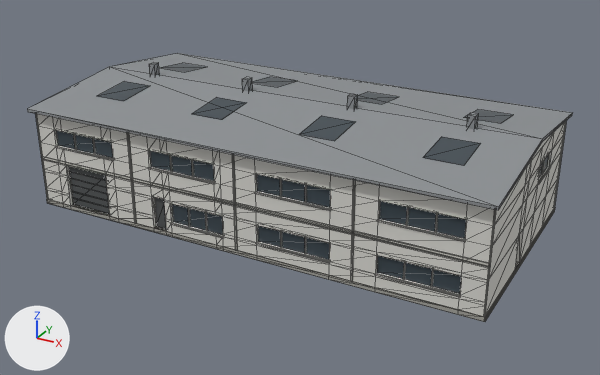
Two versions of the glTF model src/Borough.Godot/assets/test-street/w2-workshop.glb, one commit apart.
The view is the same before and after, from a 50 mm lens placed at (25.8, -46.7, 24.9), pointed at (0.6, -0.9, 2.0). The axes (+X, +Y, +Z) are drawn at lower left. The lights are the same throughout. The picture after the commit comes second. Mesh edges are drawn as thin lines. Vertices at exactly the same position are counted once.

Names of what the first picture shows: 'w2-workshop'.
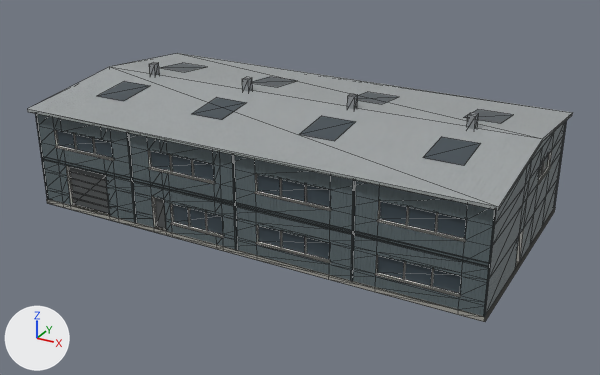
The change, as JSON lines over the scene's bpy script:
```json
{"op": "add", "block": "img_sheet_albedo", "code": ["img_sheet_albedo = load_image('sheet-albedo', '_unpacked/sheet-albedo', 1024, 1024, 'sRGB')"]}
{"op": "add", "block": "img_sheet_roughness", "code": ["img_sheet_roughness = load_image('sheet-roughness', '_unpacked/sheet-roughness', 1024, 1024, 'Non-Color')"]}
{"op": "add", "block": "img_sheet_normal", "code": ["img_sheet_normal = load_image('sheet-normal', '_unpacked/sheet-normal', 1024, 1024, 'Non-Color')"]}
{"op": "set", "path": "mat_wall_end.base_color", "old": "(0.584, 0.578, 0.533)", "new": "(0.0782, 0.105, 0.114)", "note": "light grey #c9c8c1 -> greyish cyan #4f5b5f"}
{"op": "add", "block": "mat_wall_sheet", "code": ["mat_wall_sheet = bpy.data.materials.new('wall-sheet')", "# colours: grey #6e7d82", "# uses the picture img_sheet_albedo", "# uses the picture img_sheet_normal", "# uses the picture img_sheet_roughness"]}
{"op": "add", "block": "mat_roof_sheet", "code": ["mat_roof_sheet = bpy.data.materials.new('roof-sheet')", "# colours: light grey #bfc5c6", "# uses the picture img_sheet_albedo", "# uses the picture img_sheet_normal", "# uses the picture img_sheet_roughness"]}
{"block": "me_front", "where": "me_front.from_pydata(...)  # 951 vertices, 1472 faces; spans x -16.2..16.2, y -8.5..8.5, z 0.0..8.8"}
{"block": "me_front", "where": "# used by ob_w2_workshop; location = (0.0, 0.0, 0.0)"}
{"block": "me_front", "change": "me_front part 1: 374 faces spanning x -16.0..16.0, y -8.0..8.0, z 0.0..7.8 switch from mat_wall (light grey #d9d8d2) to mat_wall_sheet"}
{"block": "me_front", "change": "me_front part 2: 20 faces spanning x -16.2..16.2, y -8.5..8.5, z 6.9..8.0 switch from mat_metal (grey #8d9194) to mat_roof_sheet"}
```

What differs and where, as boxes (x1, y1, x2, y2) in the pictures (600 x 375 px):
```json
{"object": "w2-workshop", "change": "recoloured, surface changed", "before": [27, 53, 570, 319], "after": [27, 53, 570, 319]}
{"part": 1, "of": "me_front", "change": "recoloured", "before": [37, 114, 566, 316], "after": [37, 114, 566, 316], "on screen": "light grey to grey"}
{"part": 2, "of": "me_front", "change": "recoloured", "before": [27, 53, 573, 210], "after": [27, 53, 573, 210]}
```
